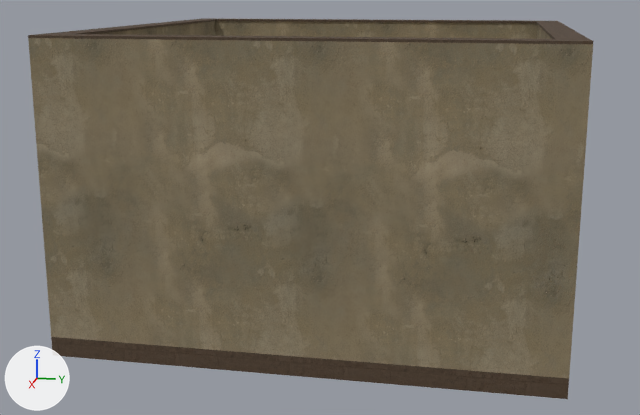
Before and after pictures for a commit that changed the glTF model assets/buildings/world-architecture-v1/d_home_6x6.glb.
Before and after are seen from a 50 mm lens placed at (12.15, 2.11, 4.04), pointed at (0.28, -0.26, 1.07). Every picture has the same lights, and +X, +Y and +Z are marked at lower left. The picture after the commit comes second. Objects named as collision shapes, trigger or cutter boxes, shadow casters or lower levels of detail are left out. Where no turn or scale is listed for an object, it has been applied to the vertices. Vertices at exactly the same position are counted once.

Names of what the first picture shows: 'front adobe pier', 'model floor'.
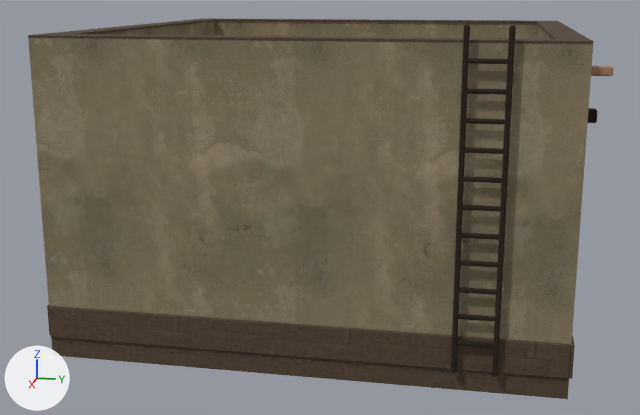
Changed parts and their boxes (x1, y1, x2, y2) in the pictures (640 x 415 px):
'structural timber lintel', reshaped (not visible before): after (451, 25, 598, 377)
'roof spout', added (mostly hidden): after (591, 66, 613, 76)
part 1 of me_cube, added (brown): after (48, 306, 572, 379)
part 2 of me_cube, added: after (569, 335, 575, 379)
part 3 of me_cube_003, added: after (588, 108, 598, 123)
part 4 of me_cube_003, added: after (456, 340, 494, 348)
part 5 of me_cube_003, added: after (457, 314, 496, 321)
part 6 of me_cube_003, added: after (459, 287, 497, 295)
part 7 of me_cube_003, added: after (460, 260, 498, 267)
part 8 of me_cube_003, added: after (461, 233, 500, 240)
part 9 of me_cube_003, added: after (462, 205, 501, 212)
part 10 of me_cube_003, added: after (463, 176, 503, 183)
part 11 of me_cube_003, added: after (464, 147, 504, 154)
part 12 of me_cube_003, added: after (465, 118, 506, 124)
part 13 of me_cube_003, added: after (466, 88, 507, 95)
part 14 of me_cube_003, added: after (468, 58, 509, 64)
part 15 of me_cube_003, added: after (451, 25, 470, 373)
part 16 of me_cube_003, added: after (492, 25, 516, 377)

Patch to the scene script:
```diff
--- a/assets/buildings/world-architecture-v1/d_home_6x6.glb.py
+++ b/assets/buildings/world-architecture-v1/d_home_6x6.glb.py
@@ me_cube @@
-me_cube.from_pydata(...)  # 56 vertices, 84 faces; spans x -3.0..3.0, y -3.0..3.0, z -0.12..3.67
+me_cube.from_pydata(...)  # 136 vertices, 224 faces; spans x -3.03..3.03, y -3.03..3.03, z -0.12..3.67
+# me_cube part 1: a new loose piece of 16 vertices spanning x 3.0..3.03, y -3.0..3.0, z 0.12..0.52, in mat_dr_sandstone
+# me_cube part 2: a new loose piece of 16 vertices spanning x -3.03..3.03, y 3.0..3.03, z 0.12..0.52, in mat_dr_sandstone
+# other edits to the shape of me_cube do not show in these pictures
 me_cube.materials.append(mat_dr_sandstone)
@@ me_cube_003 @@
-me_cube_003.from_pydata(...)  # 604 vertices, 1112 faces; spans x -2.52..2.52, y -0.2..5.8, z -1.05..0.37
+me_cube_003.from_pydata(...)  # 1156 vertices, 2124 faces; spans x -2.52..3.12, y -0.34..5.94, z -2.45..1.25
+# me_cube_003 part 3: the loose piece of 24 vertices spanning x 2.38..2.52, y 0.15..5.45, z 0.23..0.37 is copied, and the copy is scaled about its middle by (1, 0.0227, 1), then moved by (0.0, 3.07, 0.0); it spans x 2.38..2.52, y 5.8..5.94, z 0.23..0.37
+# me_cube_003 part 4: the loose piece of 24 vertices spanning x 2.38..2.52, y 0.15..5.45, z 0.23..0.37 is copied, and the copy is scaled about its middle by (0.26, 0.0909, 0.26), then moved by (0.64, 2.0, -2.4); it spans x 3.06..3.12, y 4.55..5.05, z -2.13..-2.08
+# me_cube_003 part 5: the loose piece of 24 vertices spanning x 2.38..2.52, y 0.15..5.45, z 0.23..0.37 is copied, and the copy is scaled about its middle by (0.26, 0.0909, 0.26), then moved by (0.64, 2.0, -2.1); it spans x 3.06..3.12, y 4.55..5.05, z -1.83..-1.78
+# me_cube_003 part 6: the loose piece of 24 vertices spanning x 2.38..2.52, y 0.15..5.45, z 0.23..0.37 is copied, and the copy is scaled about its middle by (0.26, 0.0909, 0.26), then moved by (0.64, 2.0, -1.8); it spans x 3.06..3.12, y 4.55..5.05, z -1.52..-1.48
+# me_cube_003 part 7: the loose piece of 24 vertices spanning x 2.38..2.52, y 0.15..5.45, z 0.23..0.37 is copied, and the copy is scaled about its middle by (0.26, 0.0909, 0.26), then moved by (0.64, 2.0, -1.5); it spans x 3.06..3.12, y 4.55..5.05, z -1.23..-1.18
+# me_cube_003 part 8: the loose piece of 24 vertices spanning x 2.38..2.52, y 0.15..5.45, z 0.23..0.37 is copied, and the copy is scaled about its middle by (0.26, 0.0909, 0.26), then moved by (0.64, 2.0, -1.2); it spans x 3.06..3.12, y 4.55..5.05, z -0.93..-0.88
+# me_cube_003 part 9: the loose piece of 24 vertices spanning x 2.38..2.52, y 0.15..5.45, z 0.23..0.37 is copied, and the copy is scaled about its middle by (0.26, 0.0909, 0.26), then moved by (0.64, 2.0, -0.9); it spans x 3.06..3.12, y 4.55..5.05, z -0.62..-0.58
+# me_cube_003 part 10: the loose piece of 24 vertices spanning x 2.38..2.52, y 0.15..5.45, z 0.23..0.37 is copied, and the copy is scaled about its middle by (0.26, 0.0909, 0.26), then moved by (0.64, 2.0, -0.6); it spans x 3.06..3.12, y 4.55..5.05, z -0.32..-0.27
+# me_cube_003 part 11: the loose piece of 24 vertices spanning x 2.38..2.52, y 0.15..5.45, z 0.23..0.37 is copied, and the copy is scaled about its middle by (0.26, 0.0909, 0.26), then moved by (0.64, 2.0, -0.3); it spans x 3.06..3.12, y 4.55..5.05, z -0.03..0.03
+# me_cube_003 part 12: the loose piece of 24 vertices spanning x 2.38..2.52, y 0.15..5.45, z 0.23..0.37 is copied, and the copy is scaled about its middle by (0.26, 0.0909, 0.26), then moved by (0.64, 2.0, 0.0); it spans x 3.06..3.12, y 4.55..5.05, z 0.27..0.32
+# me_cube_003 part 13: the loose piece of 24 vertices spanning x 2.38..2.52, y 0.15..5.45, z 0.23..0.37 is copied, and the copy is scaled about its middle by (0.26, 0.0909, 0.26), then moved by (0.64, 2.0, 0.3); it spans x 3.06..3.12, y 4.55..5.05, z 0.57..0.62
+# me_cube_003 part 14: the loose piece of 24 vertices spanning x 2.38..2.52, y 0.15..5.45, z 0.23..0.37 is copied, and the copy is scaled about its middle by (0.26, 0.0909, 0.26), then moved by (0.64, 2.0, 0.6); it spans x 3.06..3.12, y 4.55..5.05, z 0.87..0.92
+# me_cube_003 part 15: a new loose piece of 24 vertices spanning x 3.06..3.12, y 4.55..4.61, z -2.45..1.25, in mat_dr_dark_oak
+# me_cube_003 part 16: a new loose piece of 24 vertices spanning x 3.06..3.12, y 4.99..5.05, z -2.45..1.25, in mat_dr_dark_oak
+# other edits to the shape of me_cube_003 do not show in these pictures
 me_cube_003.materials.append(mat_dr_dark_oak)
@@ ob_roof_spout @@
+ob_roof_spout = bpy.data.objects.new('roof spout', me_cube_057)  # 48 vertices, 88 faces; spans x -0.06..4.06, y -0.16..0.16, z -0.05..0.05; in mat_dr_fired_clay (brown #a87c61)
+ob_roof_spout.location = (-2.0, 3.16, 3.18)
```
